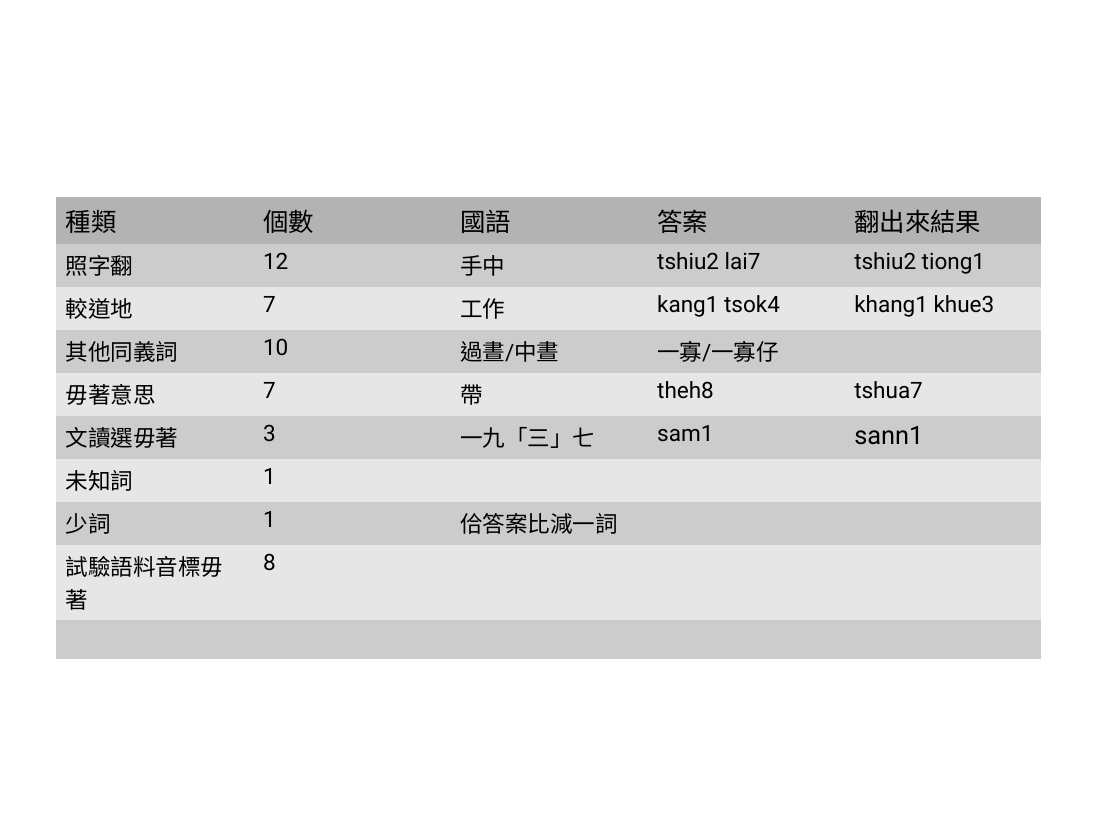
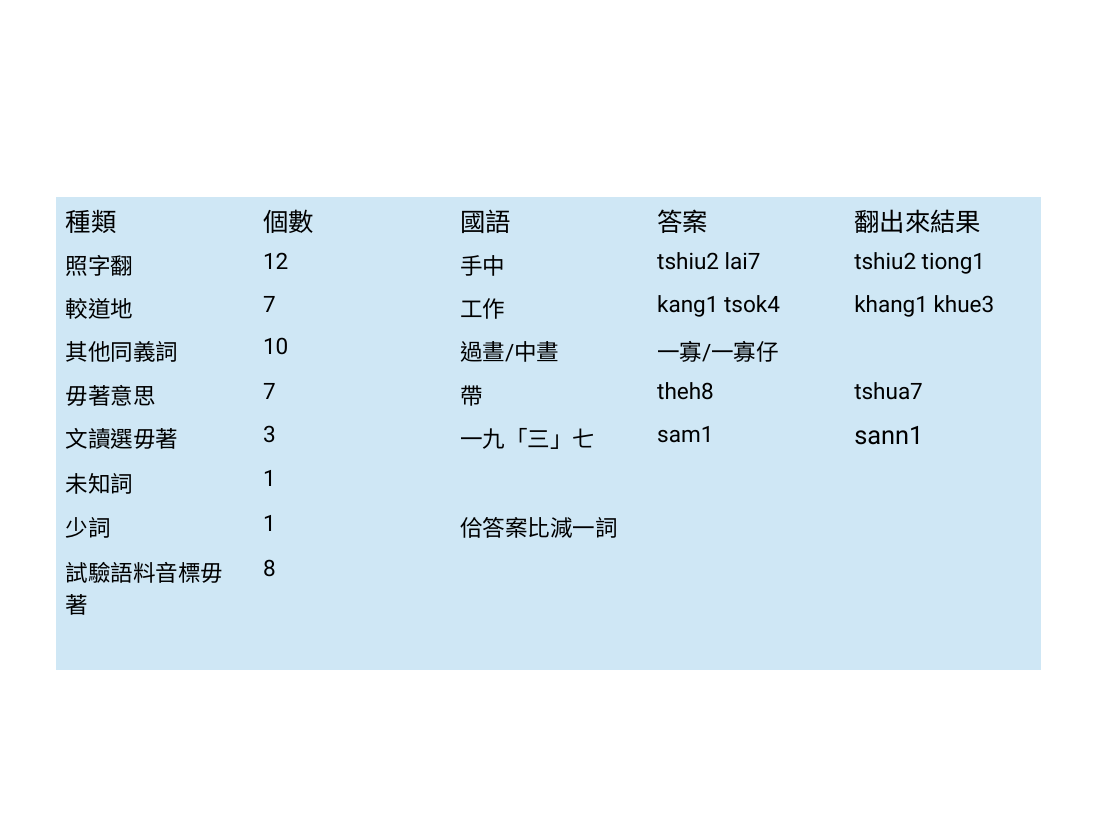
Before and after one commit to sih4sing5hong5/po3-ko3_tau5-iann2-phinn3, a slide deck: slide 12 of 翻譯報告.odp. Drawn at 1120x840 pixels with LibreOffice and Linux fonts; fonts in the diff are those of the drawing. Boxes give left, top, right and bottom in pixels: in the first picture for what was removed or moved away, otherwise in the second. Text is boxed around its words. In the diff, an @@ line names an element or a change of style, - is before the commit and + after.

```diff
--- a/翻譯報告.odp
+++ b/翻譯報告.odp
@@ table at (56, 196, 1042, 649) @@
@@ fill #B3B3B3 to #CFE7F5 in row 1 @@
@@ fill #CCCCCC to #CFE7F5 in 25 cells @@
@@ fill #E6E6E6 to #CFE7F5 in 20 cells @@
@@ font Arial to Roboto in "種類" @@
```
Also in this commit, not shown: 1 other slide changed, 2 slides added.
